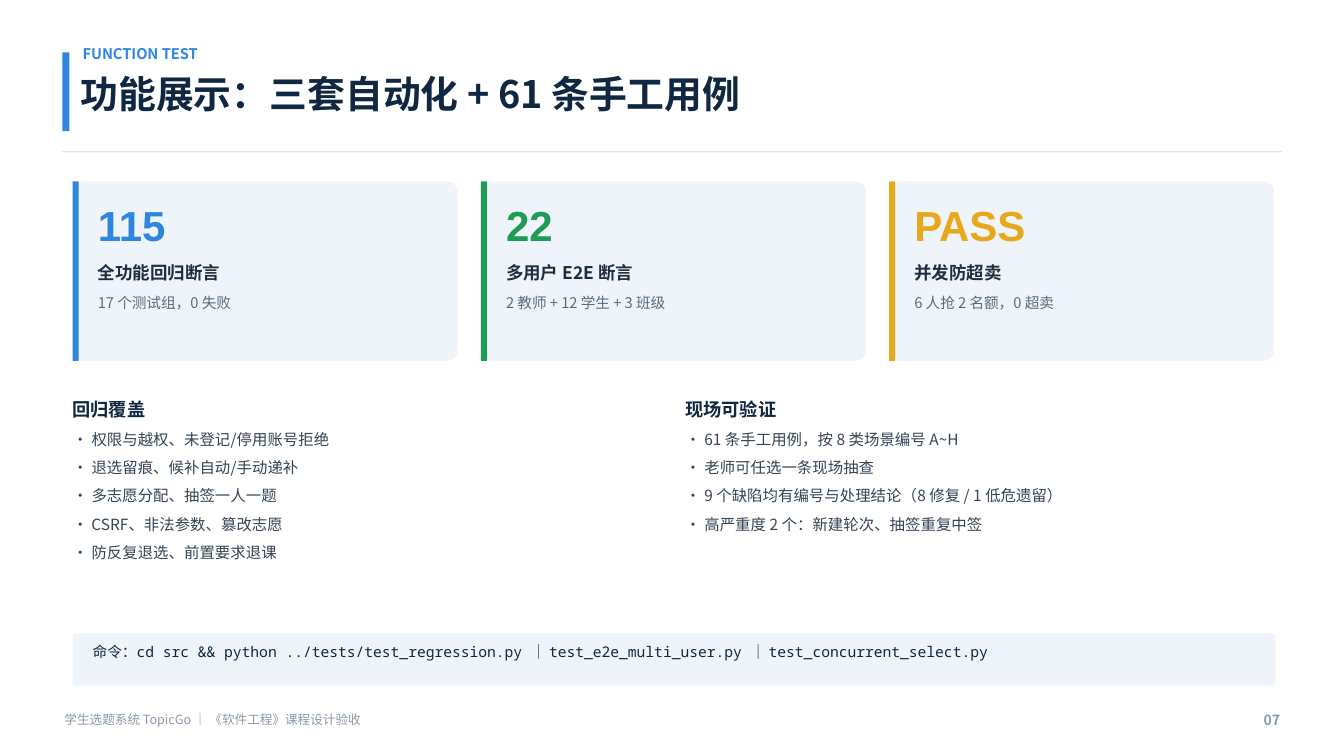
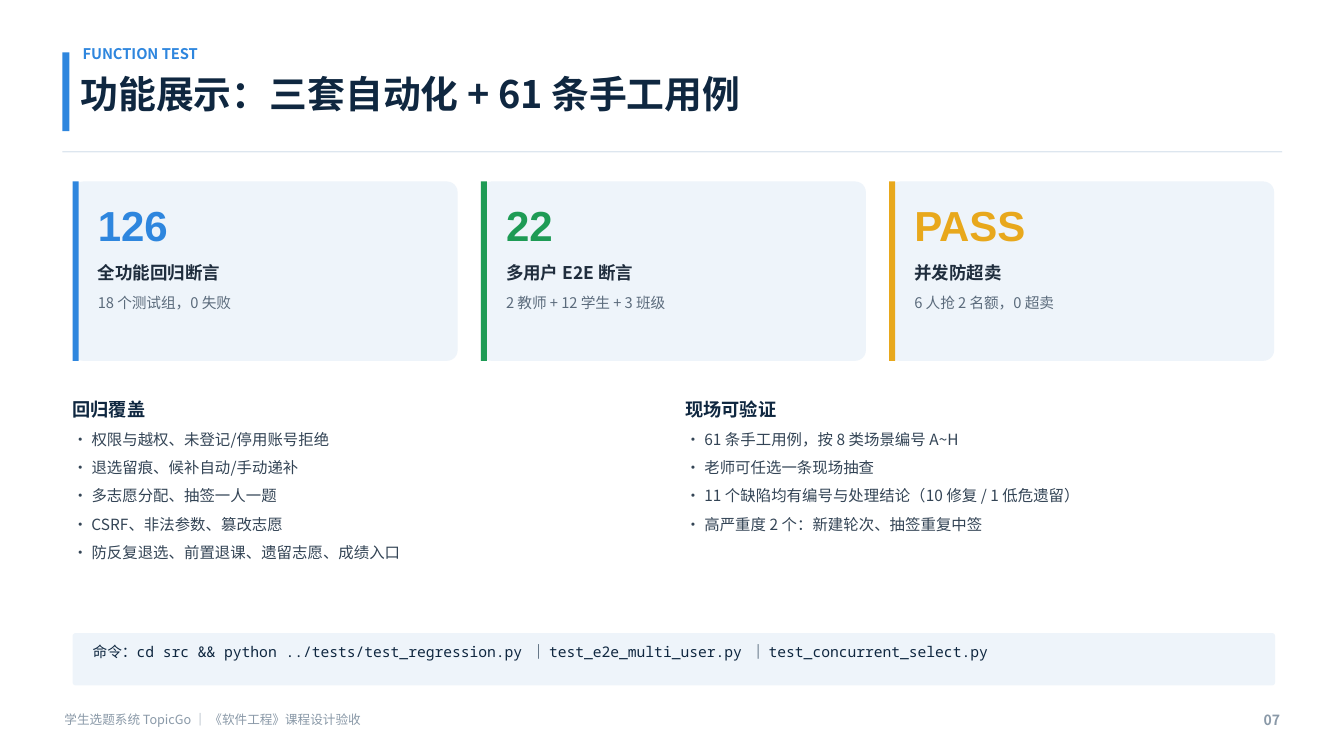
Before and after one commit to haixiaoyuntian/topicgo, a slide deck: slide 7 of student-topic-system/验收/TopicGo-验收汇报.pptx. Drawn at 1344x756 pixels with LibreOffice and Linux fonts; fonts in the diff are those of the drawing. Boxes give left, top, right and bottom in pixels: in the first picture for what was removed or moved away, otherwise in the second. Text is boxed around its words. In the diff, an @@ line names an element or a change of style, - is before the commit and + after.

Commit message:
fix: 修复规则切换遗留志愿与成绩录入入口
- 轮次切换前校验待分配志愿/待抽签报名，避免学生状态卡死
- 监控页新增「处理遗留志愿/报名」入口，按原策略一次性处理并留痕
- 分配/抽签绑定当前轮次 ID，避免多轮次时处理错轮次
- 成绩录入按钮同时展开课程名+分数与绩点两个表单，补充标签
- 回归新增 11 项断言（126 通过），同步验收材料、PPT 与工作量统计

```diff
--- a/student-topic-system/验收/TopicGo-验收汇报.pptx
+++ b/student-topic-system/验收/TopicGo-验收汇报.pptx
@@ text at <box>98,211,168,242</box>: text changed @@
-115
+126
@@ text at <box>98,296,231,309</box>: text changed @@
-17 个测试组，0 失败
+18 个测试组，0 失败
@@ text at <box>704,488,1079,503</box>: text changed @@
-· 9 个缺陷均有编号与处理结论（8 修复 / 1 低危遗留）
+· 11 个缺陷均有编号与处理结论（10 修复 / 1 低危遗留）
@@ text at <box>92,545,401,560</box>: text changed @@
-· 防反复退选、前置要求退课
+· 防反复退选、前置退课、遗留志愿、成绩入口
```
Also in this commit, not shown: 3 other slides changed, 15 other files.
